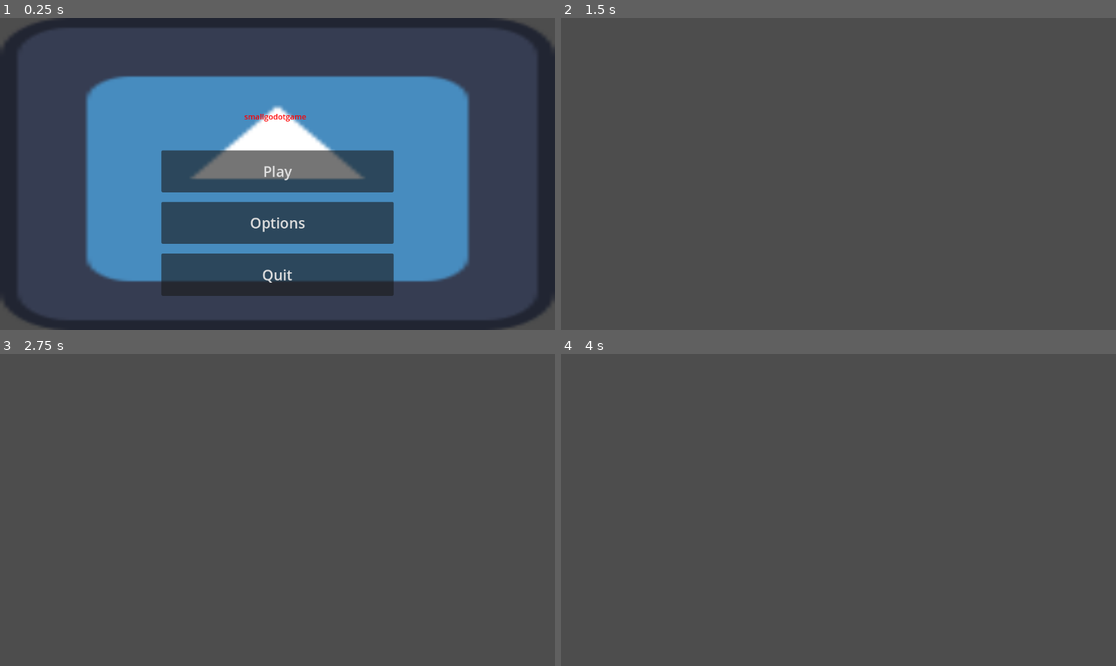
Above: before the commit, frames 1-4 (two rows, left to right).
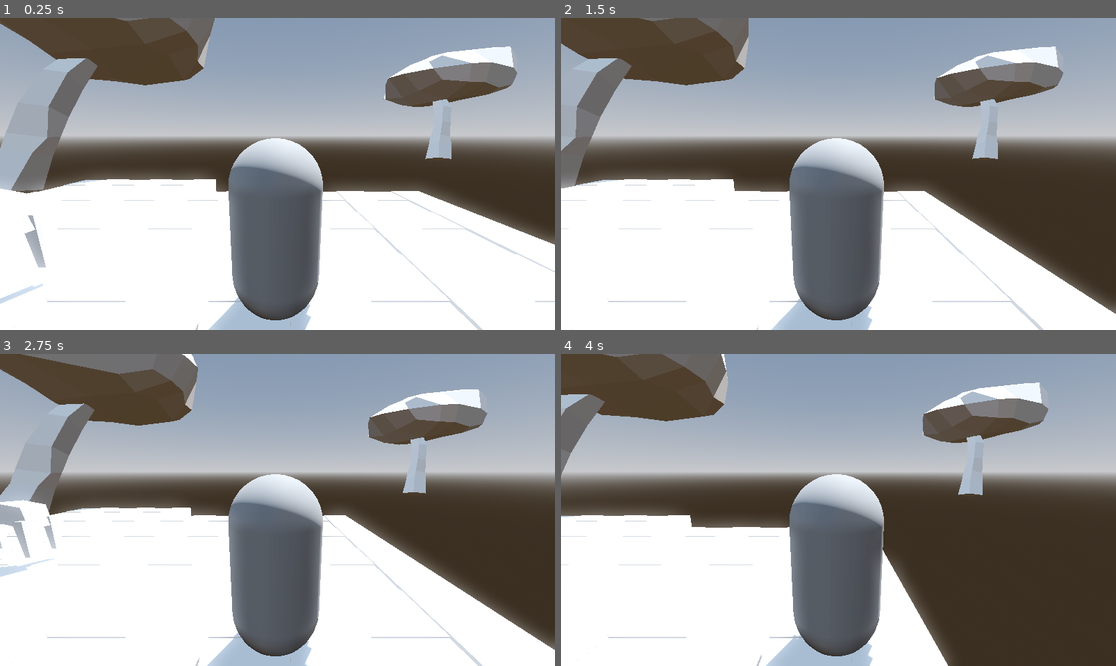
Above: after the commit, the same moments.

Repository: hazimbharis/smallgodotgame
Game: Godot game, scene res://tmp/main.tscn
Same seed, same stepped clock (60 frames per second), same inputs: the game is played once before the commit and once after it. Before the commit the project starts from res://scenes/ui/menu.tscn. The engine's default icon, where the game draws it, is replaced by a stand-in: a white triangle on a blue panel in a dark square.
Inputs (mouse positions are in pixels of both pictures, inside the frame that each line leads up to):
- Up to frame 1 (0.25 s): no input
- Up to frame 2 (1.5 s): click (838, 170) at 0.5 s, where only the run before the commit has a clickable "Play"; tap Enter at 1.25 s; hold Right (ui_right) from 1.28 s (still down)
- Up to frame 3 (2.75 s): tap Space at 2 s; release Right (ui_right) at 2.03 s; hold Down (ui_down) from 2.03 s (still down)
- Up to frame 4 (4 s): tap Enter at 2.75 s; release Down (ui_down) at 2.78 s; hold Right (ui_right) 2.78-3.53 s; tap Space at 3.5 s; hold Up (ui_up) from 3.53 s (still down)

The runs differ from the first frame. In frame 1, 99% of the frame differs, in the area x 0-100%, y 0-100%; in frame 2, 90%; in frame 3, 90%; in frame 4, 90%.

Commit message:
made movement better
bit unoptimized probably

Diff:
--- a/project.godot
+++ b/project.godot
@@ -11,10 +11,54 @@
 [application]
 
 config/name="Smallgodotgame"
-run/main_scene="res://scenes/ui/menu.tscn"
+run/main_scene="res://tmp/main.tscn"
 config/features=PackedStringArray("4.2", "Forward Plus")
 config/icon="res://icon.svg"
 
-[autoload]
+[input]
 
-EventBus="*res://scripts/autoload/EventBus.gd"
+ui_text_caret_word_left={
+"deadzone": 0.5,
+"events": [Object(InputEventKey,"resource_local_to_scene":false,"resource_name":"","device":-1,"window_id":0,"alt_pressed":false,"shift_pressed":false,"ctrl_pressed":false,"meta_pressed":false,"pressed":false,"keycode":4194325,"physical_keycode":0,"key_label":0,"unicode":0,"echo":false,"script":null)
+]
+}
+camera_left={
+"deadzone": 0.5,
+"events": [Object(InputEventKey,"resource_local_to_scene":false,"resource_name":"","device":-1,"window_id":0,"alt_pressed":false,"shift_pressed":false,"ctrl_pressed":false,"meta_pressed":false,"pressed":false,"keycode":0,"physical_keycode":4194319,"key_label":0,"unicode":0,"echo":false,"script":null)
+]
+}
+camera_down={
+"deadzone": 0.5,
+"events": [Object(InputEventKey,"resource_local_to_scene":false,"resource_name":"","device":-1,"window_id":0,"alt_pressed":false,"shift_pressed":false,"ctrl_pressed":false,"meta_pressed":false,"pressed":false,"keycode":0,"physical_keycode":4194322,"key_label":0,"unicode":0,"echo":false,"script":null)
+]
+}
+camera_right={
+"deadzone": 0.5,
+"events": [Object(InputEventKey,"resource_local_to_scene":false,"resource_name":"","device":-1,"window_id":0,"alt_pressed":false,"shift_pressed":false,"ctrl_pressed":false,"meta_pressed":false,"pressed":false,"keycode":0,"physical_keycode":4194321,"key_label":0,"unicode":0,"echo":false,"script":null)
+]
+}
+camera_up={
+"deadzone": 0.5,
+"events": [Object(InputEventKey,"resource_local_to_scene":false,"resource_name":"","device":-1,"window_id":0,"alt_pressed":false,"shift_pressed":false,"ctrl_pressed":false,"meta_pressed":false,"pressed":false,"keycode":0,"physical_keycode":4194320,"key_label":0,"unicode":0,"echo":false,"script":null)
+]
+}
+move_left={
+"deadzone": 0.5,
+"events": [Object(InputEventKey,"resource_local_to_scene":false,"resource_name":"","device":-1,"window_id":0,"alt_pressed":false,"shift_pressed":false,"ctrl_pressed":false,"meta_pressed":false,"pressed":false,"keycode":0,"physical_keycode":4194319,"key_label":0,"unicode":0,"echo":false,"script":null)
+]
+}
+move_down={
+"deadzone": 0.5,
+"events": [Object(InputEventKey,"resource_local_to_scene":false,"resource_name":"","device":-1,"window_id":0,"alt_pressed":false,"shift_pressed":false,"ctrl_pressed":false,"meta_pressed":false,"pressed":false,"keycode":0,"physical_keycode":4194322,"key_label":0,"unicode":0,"echo":false,"script":null)
+]
+}
+move_right={
+"deadzone": 0.5,
+"events": [Object(InputEventKey,"resource_local_to_scene":false,"resource_name":"","device":-1,"window_id":0,"alt_pressed":false,"shift_pressed":false,"ctrl_pressed":false,"meta_pressed":false,"pressed":false,"keycode":0,"physical_keycode":4194321,"key_label":0,"unicode":0,"echo":false,"script":null)
+]
+}
+move_up={
+"deadzone": 0.5,
+"events": [Object(InputEventKey,"resource_local_to_scene":false,"resource_name":"","device":-1,"window_id":0,"alt_pressed":false,"shift_pressed":false,"ctrl_pressed":false,"meta_pressed":false,"pressed":false,"keycode":0,"physical_keycode":4194320,"key_label":0,"unicode":0,"echo":false,"script":null)
+]
+}
--- a/tmp/main.gd
+++ b/tmp/main.gd
@@ -2,6 +2,13 @@
 @onready var camera = $CharacterBody3D/Camera3D
 @onready var player = $CharacterBody3D
 var rotating = false
+var left = 1;
+var down = 2;
+var right = 3;
+var up = 4;
+
+# when changing camera, just shift ui keys left-wise or right-wise according to rotation amounts
+# [l,d,r,u]
 
 func _ready():
 	player.transform.origin
@@ -16,20 +23,80 @@
 
 	if rotating:
 		print(player.rotation)
-		if event.is_action("ui_up"):
+		if event.is_action("camera_up"):
 			player.rotation.y += 0
-		elif event.is_action("ui_right"):
+		elif event.is_action("camera_right"):
 			player.rotation.y -= deg_to_rad(90)
-		elif event.is_action("ui_down"):
+			left -= 1;
+			if left == 0: left = 4;
+			down -= 1;
+			if down == 0: down = 4;
+			right -= 1;
+			if right == 0: right = 4;
+			up -= 1;
+			if up == 0: up = 4;
+		elif event.is_action("camera_down"):
 			player.rotation.y += deg_to_rad(180)
-		elif event.is_action("ui_left"):
+			left += 2;
+			if left == 5: left = 1;
+			if left == 6: left = 2;
+			down += 2;
+			if down == 5: down = 1;
+			if down == 6: down = 2;
+			right += 2;
+			if right == 5: right = 1;
+			if right == 6: right = 2;
+			up += 2;
+			if up == 5: up = 1;
+			if up == 6: up = 2;
+		elif event.is_action("camera_left"):
 			player.rotation.y += deg_to_rad(90)
+			left += 1;
+			if left == 5: left = 1;
+			down += 1;
+			if down == 5: down = 1;
+			right += 1;
+			if right == 5: right = 1;
+			up += 1;
+			if up == 5: up = 1;
 	else:
-		if event.is_action("ui_left"):
-			player.position.x -= 2
-		elif event.is_action("ui_right"):
-			player.position.x += 2
-		elif event.is_action("ui_up"):
-			player.position.z -= 2
-		elif event.is_action("ui_down"):
-			player.position.z += 2
+		if event.is_action("move_left"):
+			match left:
+				1:
+					player.position.x -= 2;
+				2:
+					player.position.z += 2;
+				3:
+					player.position.x += 2;
+				4:
+					player.position.z -= 2;
+		elif event.is_action("move_right"):
+			match right:
+				1:
+					player.position.x -= 2;
+				2:
+					player.position.z += 2;
+				3:
+					player.position.x += 2;
+				4:
+					player.position.z -= 2;
+		elif event.is_action("move_up"):
+			match up:
+				1:
+					player.position.x -= 2;
+				2:
+					player.position.z += 2;
+				3:
+					player.position.x += 2;
+				4:
+					player.position.z -= 2;
+		elif event.is_action("move_down"):
+			match down:
+				1:
+					player.position.x -= 2;
+				2:
+					player.position.z += 2;
+				3:
+					player.position.x += 2;
+				4:
+					player.position.z -= 2;
Not shown: 2 places in tmp/floor_meshlib2.tres that only renumber resources
Not shown: 6 places in tmp/tiles.tres that only renumber resources
